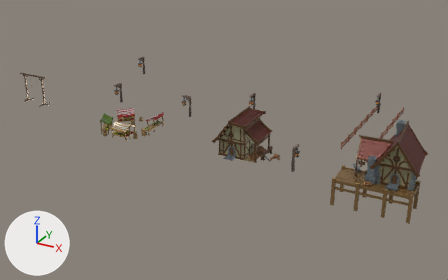
What one commit did to the glTF model three/resources/envreborn rumah.gltf.
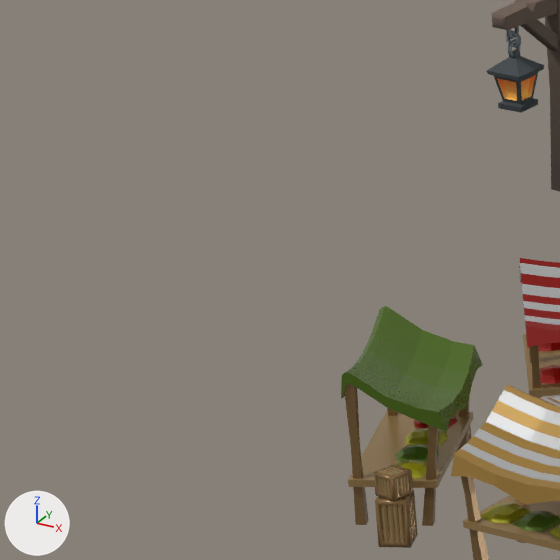
The first picture shows the older version from a camera (50 mm lens) standing at (40.7, -96.1, 37.6) and looking at (-1.6, -19.1, -1.0). The close-ups show both versions on the part from 15% to 27% of the width and 30% to 49% of the height of that picture; other places that the commit changed are outside them. Arrows for +X, +Y and +Z are at lower left; the lights stay in place. Where no turn or scale is listed for an object, it has been applied to the vertices.

Script lines for the objects in view, before the commit:
```python
ob_market_firstage_level2 = bpy.data.objects.new('Market_FirstAge_Level2', me_market_firstage_level2)
ob_market_firstage_level2.location = (-12.65, -28.07, 1.79)
ob_post_lantern_004 = bpy.data.objects.new('post_lantern.004', me_post_lantern_009)
ob_post_lantern_004.location = (-21.22, -18.97, 1.76)
ob_post_lantern_lantern_003 = bpy.data.objects.new('post_lantern_lantern.003', me_post_lantern_lantern_003)
ob_post_lantern_lantern_003.location = (-21.22, -19.97, 4.76)
```
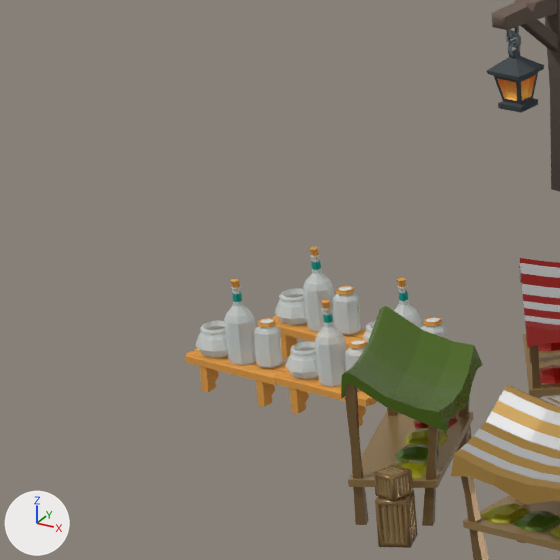
Boxes [x1, y1, x2, y2] around the edits, measured in the close-ups (560 x 560 px):
'group732647983.003', added: after [185, 279, 287, 407]
    faces in mat_mat24_003 (white #ebf2f0): [196, 286, 283, 368]
    faces in mat_mat19_003 (orange #df9b45): [185, 279, 287, 407]
'group732647983.002', added: after [275, 300, 377, 426]
    faces in mat_mat24_002 (white #ebf2f0): [286, 307, 365, 389]
    faces in mat_mat19_002 (orange #df9b45): [275, 300, 377, 426]
'group732647983.001', added: after [273, 247, 366, 359]
    faces in mat_mat24_001 (white #ebf2f0): [275, 254, 361, 335]
    faces in mat_mat19_001 (orange #df9b45): [273, 247, 366, 359]
'group732647983', added: after [362, 278, 447, 343]
    faces in mat_mat24 (white #ebf2f0): [362, 285, 447, 343]
    faces in mat_mat19 (orange #df9b45): [397, 278, 442, 326]

Edits to the bpy script that builds the scene:
```text
Add ob_group732647983_003:
    ob_group732647983_003 = bpy.data.objects.new('group732647983.003', me_mesh732647983_003)  # 616 vertices, 1198 faces; spans x -0.98..0.84, y -0.31..0.38, z -0.67..1.15; in mat_mat24_003 (white #ebf2f0), mat_mat18_003 (beige #ffcd89), mat_mat15_003 (light grey #d0dadd), mat_mat19_003 (orange #df9b45), mat_mat11_003 (cyan #009789), mat_mat13_004 (orange #ff9b00)
    ob_group732647983_003.location = (-20.45, -27.64, 2.11)
Add ob_group732647983_002:
    ob_group732647983_002 = bpy.data.objects.new('group732647983.002', me_mesh732647983_002)  # 616 vertices, 1198 faces; spans x -0.98..0.84, y -0.31..0.38, z -0.67..1.15; in mat_mat24_002 (white #ebf2f0), mat_mat18_002 (beige #ffcd89), mat_mat15_002 (light grey #d0dadd), mat_mat19_002 (orange #df9b45), mat_mat11_002 (cyan #009789), mat_mat13_003 (orange #ff9b00)
    ob_group732647983_002.location = (-18.69, -27.71, 2.13)
Add ob_group732647983_001:
    ob_group732647983_001 = bpy.data.objects.new('group732647983.001', me_mesh732647983_001)  # 616 vertices, 1198 faces; spans x -0.98..0.84, y -0.31..0.38, z -0.67..1.15; in mat_mat24_001 (white #ebf2f0), mat_mat18_001 (beige #ffcd89), mat_mat15_001 (light grey #d0dadd), mat_mat19_001 (orange #df9b45), mat_mat11_001 (cyan #009789), mat_mat13_002 (orange #ff9b00)
    ob_group732647983_001.location = (-20.37, -25.94, 2.06)
Add ob_group732647983:
    ob_group732647983 = bpy.data.objects.new('group732647983', me_mesh732647983)  # 616 vertices, 1198 faces; spans x -0.98..0.84, y -0.31..0.38, z -0.67..1.15; in mat_mat24 (white #ebf2f0), mat_mat18 (beige #ffcd89), mat_mat15 (light grey #d0dadd), mat_mat19 (orange #df9b45), mat_mat11 (cyan #009789), mat_mat13_001 (orange #ff9b00)
    ob_group732647983.location = (-18.59, -26.12, 1.96)
```
